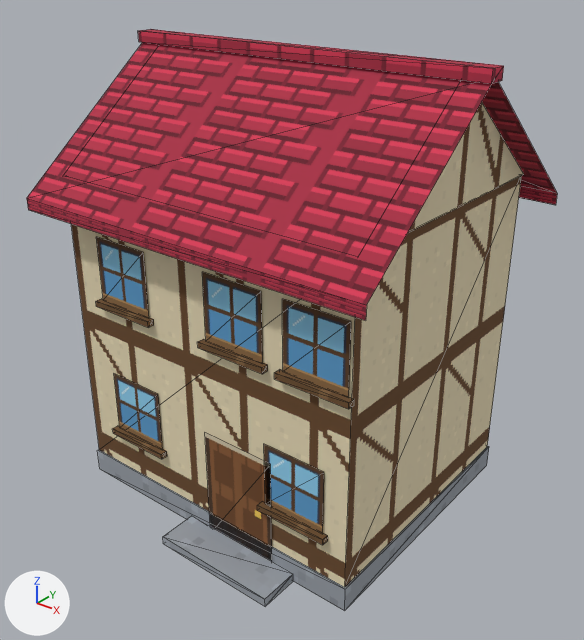
The glTF model computer-office/public/world3d/assets/models/house_5.glb: old version first, new version second.
Both versions are drawn from a camera (50 mm lens) standing at (6.39, -8.03, 7.49) and looking at (0.16, -0.25, 2.66). Lighting does not change. The marker at lower left points along +X, +Y and +Z. The older version comes first. Mesh edges are drawn as thin lines. Vertices at exactly the same position are counted once.

The scene before the commit, as lines of its bpy script (objects in view):
```python
me_house_5 = bpy.data.meshes.new('house_5')
me_house_5.from_pydata(...)  # 112 vertices, 112 faces; spans x -2.67..2.67, y -2.45..2.25, z 0.0..6.2
# faces by material slot: [20, 12, 18, 2, 10, 50]
me_house_5.materials.append(mat_stone)  # picture img_stone
me_house_5.materials.append(mat_wall_timber)  # picture img_wall_timber
me_house_5.materials.append(mat_roof_crimson)  # picture img_roof_crimson
me_house_5.materials.append(mat_door)  # picture img_door
me_house_5.materials.append(mat_window)  # picture img_window
me_house_5.materials.append(mat_wood)  # picture img_wood
ob_house_5 = bpy.data.objects.new('house_5', me_house_5)
ob_house_5.location = (0.0, 0.0, 0.0)
```
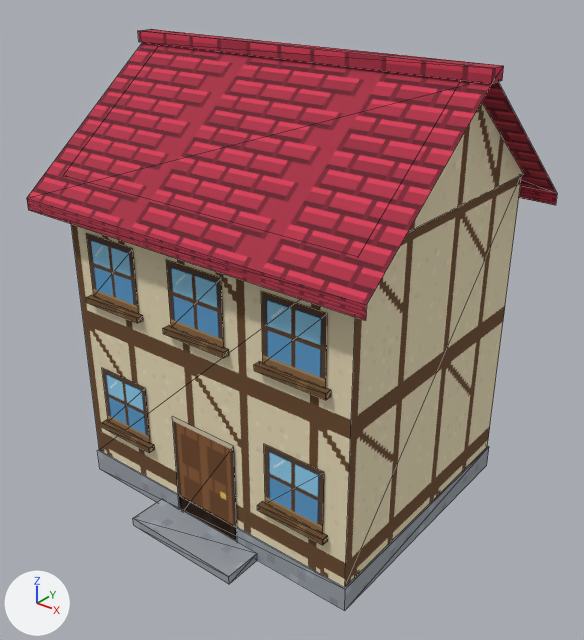
Diff of the bpy script that builds the scene:
```diff
--- a/computer-office/public/world3d/assets/models/house_5.glb.py
+++ b/computer-office/public/world3d/assets/models/house_5.glb.py
@@ me_house_5 @@
 me_house_5.from_pydata(...)  # 112 vertices, 112 faces; spans x -2.67..2.67, y -2.45..2.25, z 0.0..6.2
 # used by ob_house_5; location = (0.0, 0.0, 0.0)
+# me_house_5 part 1: the loose piece of 8 vertices spanning x -0.3..1.5, y -2.45..-1.9, z 0.0..0.12 is moved by (-0.6, 0.0, 0.0)
+# me_house_5 part 2: the loose piece of 4 vertices spanning x 0.05..1.15, y -1.9, z 0.0..1.65 is moved by (-0.6, 0.0, 0.0)
+# me_house_5 part 3: the loose piece of 4 vertices spanning x -1.7..-0.8, y -1.9, z 1.0..1.9 is moved by (-0.25, 0.0, 0.0)
+# me_house_5 part 4: the loose piece of 4 vertices spanning x -1.75..-0.85, y -1.9, z 3.0..3.9 is moved by (2.8, 0.0, -2.0)
+# me_house_5 part 5: the loose piece of 4 vertices spanning x 0.15..1.05, y -1.9, z 3.0..3.9 is moved by (-2.1, 0.0, 0.0)
+# me_house_5 part 6: the loose piece of 4 vertices spanning x 1.35..2.25, y -1.9, z 3.0..3.9 is moved by (-1.8, 0.0, 0.0)
+# me_house_5 part 7: the loose piece of 4 vertices spanning x 1.05..1.95, y -1.9, z 1.0..1.9 is moved by (0.0, 0.0, 2.0)
+# me_house_5 part 8: the loose piece of 8 vertices spanning x -1.76..-0.74, y -1.98..-1.88, z 0.92..1.0 is moved by (-0.25, 0.0, 0.0)
+# me_house_5 part 9: the loose piece of 8 vertices spanning x -1.81..-0.79, y -1.98..-1.88, z 2.92..3.0 is moved by (2.8, 0.0, -2.0)
+# me_house_5 part 10: the loose piece of 8 vertices spanning x 0.09..1.11, y -1.98..-1.88, z 2.92..3.0 is moved by (-2.1, 0.0, 0.0)
+# me_house_5 part 11: the loose piece of 8 vertices spanning x 1.29..2.31, y -1.98..-1.88, z 2.92..3.0 is moved by (-1.8, 0.0, 0.0)
+# me_house_5 part 12: the loose piece of 8 vertices spanning x 0.99..2.01, y -1.98..-1.88, z 0.92..1.0 is moved by (0.0, 0.0, 2.0)
 me_house_5.materials.append(mat_stone)
```

Boxes (x1, y1, x2, y2) around the edits, measured in the pictures (584 x 640 px; the box of a moved part takes in the faces that stretch with it):
part 1 of me_house_5, moved or reshaped: before (163, 516, 293, 606); after (133, 499, 257, 584)
part 2 of me_house_5, moved or reshaped: before (205, 432, 272, 561); after (172, 416, 237, 541)
part 3 of me_house_5, moved or reshaped: before (114, 374, 163, 450); after (102, 368, 150, 443)
part 4 of me_house_5, moved or reshaped: before (96, 237, 149, 318); after (264, 444, 324, 534)
part 5 of me_house_5, moved or reshaped: before (202, 272, 262, 363); after (86, 233, 138, 314)
part 6 of me_house_5, moved or reshaped: before (282, 299, 351, 398); after (166, 260, 224, 348)
part 7 of me_house_5, moved or reshaped: before (264, 444, 324, 534); after (261, 292, 327, 389)
part 8 of me_house_5, moved or reshaped: before (113, 426, 167, 459); after (101, 420, 155, 453)
part 9 of me_house_5, moved or reshaped: before (96, 299, 154, 327); after (257, 501, 328, 545)
part 10 of me_house_5, moved or reshaped: before (197, 339, 268, 374); after (86, 295, 143, 323)
part 11 of me_house_5, moved or reshaped: before (274, 370, 354, 409); after (163, 325, 229, 358)
part 12 of me_house_5, moved or reshaped: before (257, 502, 328, 545); after (254, 361, 331, 400)
